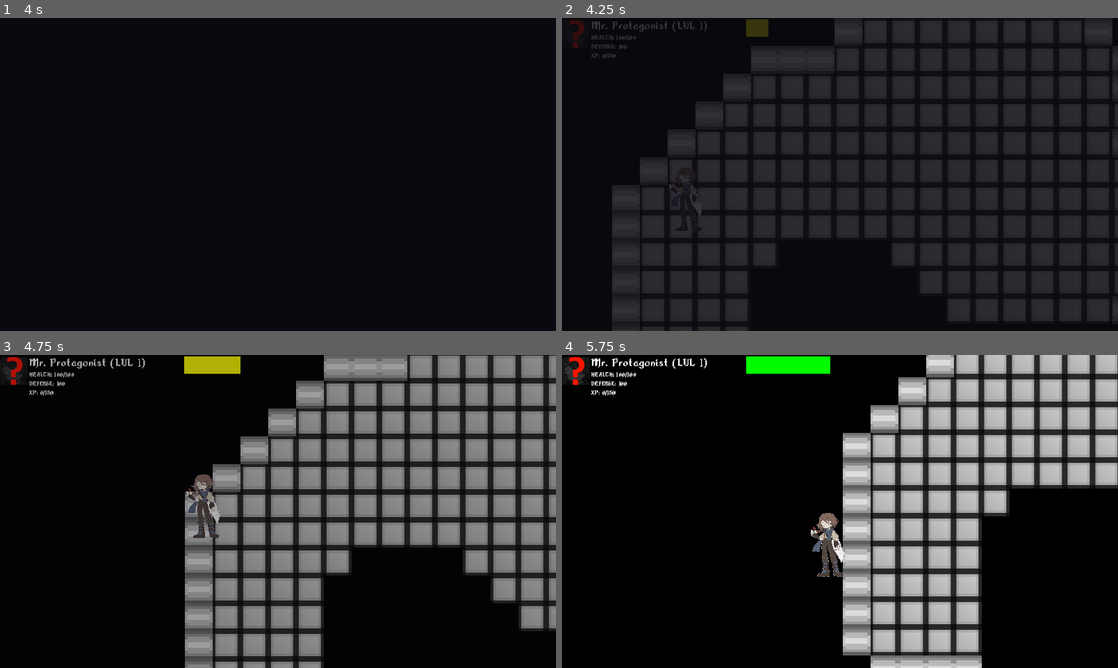
Above: before the commit, frames 1-4 (two rows, left to right).
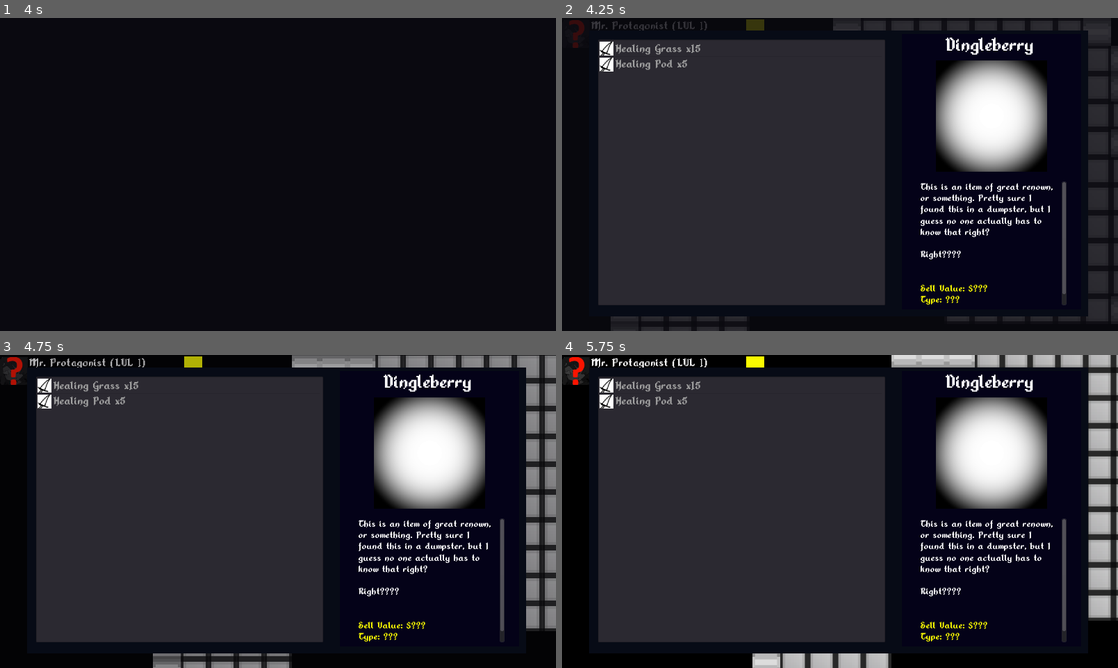
Above: after the commit, the same moments.

Repository: Xpost2000/G.G.D.C.-Team-Project
Game: Godot game, scene res://main_scene/MainGameScreen.tscn
The game is run twice, just before and just after one commit, with the same random seed, the same clock (stepped at 60 frames per second) and the same inputs.
Inputs:
- Up to frame 1 (4 s): tap Enter at 0.5 s; hold Right (ui_right) 0.53-1.28 s; hold Shift (game_sprinting_action) 0.53-1.28 s; hold Down (ui_down) 1.28-2.03 s; tap Shift (game_sprinting_action) at 1.35, 2.85 s; hold Right (ui_right) 2.03-2.78 s; hold Shift (game_sprinting_action) 2.03-2.78 s; hold Up (ui_up) 2.78-3.53 s; hold Left (ui_left) from 3.53 s (still down); hold Shift (game_sprinting_action) from 3.53 s (still down)
- Up to frame 2 (4.25 s): keep holding Left (ui_left); keep holding Shift (game_sprinting_action); tap I (game_action_open_inventory, bound only after the commit) at 4.15 s
- Up to frame 3 (4.75 s): keep holding Left (ui_left); release Shift (game_sprinting_action) at 4.28 s; tap Shift (game_sprinting_action) at 4.35 s
- Up to frame 4 (5.75 s): release Left (ui_left) at 5.03 s; hold Down (ui_down) from 5.03 s (still down); hold Shift (game_sprinting_action) from 5.03 s (still down)

Frame 1 is identical in both runs. In frame 2, 46% of the frame differs, in the area x 5-99%, y 0-100%; in frame 3, 65%; in frame 4, 74%, in the area x 4-100%, y 0-100%.

Commit message:
Inventory show and no show. Also custom pause.
The normal one is too restrictive, since it pauses an entire
scene branch?

I don't often want to pause an entire thing though, I just wish I
could pause nodes individually.

set_process & friends didn't seem to do anything though...

Diff:
--- a/game/PlayerCharacter.gd
+++ b/game/PlayerCharacter.gd
@@ -1,3 +1,4 @@
+#TODO Rename this to Actor or something.
 extends KinematicBody2D
 
 # our main issue, is that these guys don't represent one.
@@ -98,6 +99,10 @@
 func can_sprint():
 	return (sprinting_stamina > 0.0) && (stamina_regeneration_cooldown_timer <= 0.0);
 
+func get_party_member(index):
+	# later I'll do checking.
+	return party_members[index];
+
 func handle_sprinting(sprinting, delta):
 	if sprinting && can_sprint():
 		sprinting_stamina -= delta * 55.0;
@@ -111,14 +116,18 @@
 
 	sprinting_stamina = clamp(sprinting_stamina, 0, SPRINTING_STAMINA_MAX);
 
+var self_paused = false;
+var sprinting = false;
+
 func _physics_process(delta):
-	var movement_direction = movement_direction_vector();
-	var sprinting = Input.is_action_pressed("game_sprinting_action");
-	var velocity = movement_direction * (SPRINTING_SPEED
-	if sprinting && can_sprint() else WALKING_SPEED);
+	if !self_paused:
+		var movement_direction = movement_direction_vector();
+		sprinting = Input.is_action_pressed("game_sprinting_action");
+		var velocity = movement_direction * (SPRINTING_SPEED
+		if sprinting && can_sprint() else WALKING_SPEED);
 
-	handle_sprinting(sprinting, delta);
-	velocity = move_and_slide(velocity, Vector2.UP);
+		handle_sprinting(sprinting, delta);
+		velocity = move_and_slide(velocity, Vector2.UP);
 
 	emit_signal("report_inventory_contents",
 				self, inventory);
@@ -141,3 +150,6 @@
 			just_transitioned_from_other_level = false;
 		else:
 			emit_signal("transitioning_to_another_level", self, area);
+
+func _on_UILayer_set_game_action_pause_state(value):
+	self_paused = value;
--- a/main_scene/MainGameScreen.gd
+++ b/main_scene/MainGameScreen.gd
@@ -2,9 +2,9 @@
 
 signal notify_ui_of_level_load();
 
-onready var level_information = $LevelInformation;
-onready var player_node = $PersistentThings/PlayerCharacter;
-onready var ui_layer = $UILayer;
+onready var game_layer = $GameLayer;
+onready var level_information = $GameLayer/LevelInformation;
+onready var player_node = $GameLayer/PersistentThings/PlayerCharacter;
 
 func load_new_level_scene(name):
 	var loaded_scene = load(name).instance();
--- a/main_scene/MainGameScreen.tscn
+++ b/main_scene/MainGameScreen.tscn
@@ -13,23 +13,26 @@
 radius = 18.0785
 
 [node name="MainGameScreen" type="Node2D"]
+pause_mode = 1
 script = ExtResource( 4 )
 
-[node name="LevelInformation" type="Node2D" parent="."]
+[node name="GameLayer" type="Node2D" parent="."]
+
+[node name="LevelInformation" type="Node2D" parent="GameLayer"]
 __meta__ = {
 "_editor_description_": "Store levels here. YOU SHOULD NEVER BE TOUCHING THIS MANUALLY.
 
 Or almost never."
 }
 
-[node name="LevelDemo" parent="LevelInformation" instance=ExtResource( 2 )]
+[node name="LevelDemo" parent="GameLayer/LevelInformation" instance=ExtResource( 2 )]
 
-[node name="PersistentThings" type="Node2D" parent="."]
+[node name="PersistentThings" type="Node2D" parent="GameLayer"]
 __meta__ = {
 "_editor_description_": "This is stuff that stays beyond level loads. Generally this will probably just be the player."
 }
 
-[node name="PlayerCharacter" type="KinematicBody2D" parent="PersistentThings"]
+[node name="PlayerCharacter" type="KinematicBody2D" parent="GameLayer/PersistentThings"]
 position = Vector2( 161.849, 29.7002 )
 scale = Vector2( 3, 3 )
 script = ExtResource( 3 )
@@ -37,23 +40,23 @@
 "_edit_group_": true
 }
 
-[node name="CharacterSprite" type="Sprite" parent="PersistentThings/PlayerCharacter"]
+[node name="CharacterSprite" type="Sprite" parent="GameLayer/PersistentThings/PlayerCharacter"]
 position = Vector2( -2.77039, -12.9042 )
 scale = Vector2( 0.0421626, 0.0421626 )
 texture = ExtResource( 5 )
 
-[node name="CollisionShape" type="CollisionShape2D" parent="PersistentThings/PlayerCharacter"]
+[node name="CollisionShape" type="CollisionShape2D" parent="GameLayer/PersistentThings/PlayerCharacter"]
 shape = SubResource( 1 )
 
-[node name="CameraPuppeteer" type="RemoteTransform2D" parent="PersistentThings/PlayerCharacter"]
+[node name="CameraPuppeteer" type="RemoteTransform2D" parent="GameLayer/PersistentThings/PlayerCharacter"]
 remote_path = NodePath("../../MainGameCamera")
 
-[node name="InteractableArea" type="Area2D" parent="PersistentThings/PlayerCharacter"]
+[node name="InteractableArea" type="Area2D" parent="GameLayer/PersistentThings/PlayerCharacter"]
 
-[node name="Radius" type="CollisionShape2D" parent="PersistentThings/PlayerCharacter/InteractableArea"]
+[node name="Radius" type="CollisionShape2D" parent="GameLayer/PersistentThings/PlayerCharacter/InteractableArea"]
 shape = SubResource( 2 )
 
-[node name="MainGameCamera" type="Camera2D" parent="PersistentThings"]
+[node name="MainGameCamera" type="Camera2D" parent="GameLayer/PersistentThings"]
 position = Vector2( 161.849, 29.7002 )
 scale = Vector2( 3, 3 )
 current = true
@@ -62,10 +65,12 @@
 script = ExtResource( 6 )
 
 [node name="UILayer" parent="." instance=ExtResource( 1 )]
+pause_mode = 2
 [connection signal="notify_ui_of_level_load" from="." to="UILayer" method="_on_MainGameScreen_notify_ui_of_level_load"]
-[connection signal="report_inventory_contents" from="PersistentThings/PlayerCharacter" to="UILayer" method="_on_PlayerCharacter_report_inventory_contents"]
-[connection signal="report_party_info_to_ui" from="PersistentThings/PlayerCharacter" to="UILayer" method="_on_PlayerCharacter_report_party_info_to_ui"]
-[connection signal="report_sprinting_information" from="PersistentThings/PlayerCharacter" to="UILayer" method="_on_PlayerCharacter_report_sprinting_information"]
-[connection signal="transitioning_to_another_level" from="PersistentThings/PlayerCharacter" to="." method="_on_PlayerCharacter_transitioning_to_another_level"]
-[connection signal="area_entered" from="PersistentThings/PlayerCharacter/InteractableArea" to="PersistentThings/PlayerCharacter" method="_on_InteractableArea_area_entered"]
+[connection signal="report_inventory_contents" from="GameLayer/PersistentThings/PlayerCharacter" to="UILayer" method="_on_PlayerCharacter_report_inventory_contents"]
+[connection signal="report_party_info_to_ui" from="GameLayer/PersistentThings/PlayerCharacter" to="UILayer" method="_on_PlayerCharacter_report_party_info_to_ui"]
+[connection signal="report_sprinting_information" from="GameLayer/PersistentThings/PlayerCharacter" to="UILayer" method="_on_PlayerCharacter_report_sprinting_information"]
+[connection signal="transitioning_to_another_level" from="GameLayer/PersistentThings/PlayerCharacter" to="." method="_on_PlayerCharacter_transitioning_to_another_level"]
+[connection signal="area_entered" from="GameLayer/PersistentThings/PlayerCharacter/InteractableArea" to="GameLayer/PersistentThings/PlayerCharacter" method="_on_InteractableArea_area_entered"]
 [connection signal="notify_finished_level_load_related_fading" from="UILayer" to="." method="_on_UILayer_notify_finished_level_load_related_fading"]
+[connection signal="set_game_action_pause_state" from="UILayer" to="GameLayer/PersistentThings/PlayerCharacter" method="_on_UILayer_set_game_action_pause_state"]
--- a/project.godot
+++ b/project.godot
@@ -45,6 +45,11 @@
 "events": [ Object(InputEventKey,"resource_local_to_scene":false,"resource_name":"","device":0,"alt":false,"shift":false,"control":false,"meta":false,"command":false,"pressed":false,"scancode":16777221,"unicode":0,"echo":false,"script":null)
  ]
 }
+game_action_open_inventory={
+"deadzone": 0.5,
+"events": [ Object(InputEventKey,"resource_local_to_scene":false,"resource_name":"","device":0,"alt":false,"shift":false,"control":false,"meta":false,"command":false,"pressed":false,"scancode":73,"unicode":0,"echo":false,"script":null)
+ ]
+}
 
 [rendering]
 
--- a/ui/Inventory.gd
+++ b/ui/Inventory.gd
@@ -24,7 +24,8 @@
 	var inventory_item_entry_information = currently_observing_inventory[index];
 	if inventory_item_entry_information[1] > 0:
 		inventory_item_entry_information[1] -= 1;
-		ItemDatabase.apply_item_to(currently_observing_thing, inventory_item_entry_information[0]);
+		ItemDatabase.apply_item_to(currently_observing_thing.get_party_member(0),
+								   inventory_item_entry_information[0]);
 		print("prompt for usage on item");
 	else:
 		currently_observing_inventory.erase(inventory_item_entry_information);
--- a/ui/UILayer.gd
+++ b/ui/UILayer.gd
@@ -1,5 +1,6 @@
 extends CanvasLayer
 signal notify_finished_level_load_related_fading();
+signal set_game_action_pause_state(value);
 
 onready var stamina_bar = $SprintingStaminaBar;
 onready var stamina_bar_max_dimensions = $SprintingStaminaBar.rect_size;
@@ -37,7 +38,13 @@
 # But I'm only using this like once so whatever.
 var fade_hold_timer = 0.0;
 var fade_hold_timer_max = 0.5;
+
+var showing_inventory = false;
+
 func _process(delta):
+	if Input.is_action_just_pressed("game_action_open_inventory"):
+		toggle_inventory();
+
 	match dimmer_fade_reason:
 		DIMMER_NOT_FADING:
 			if ui_dimmer.finished_fade():
@@ -52,3 +59,24 @@
 				fade_hold_timer += delta;
 			else:
 				fade_hold_timer = 0;
+
+	if !showing_inventory:
+		inventory_ui.hide();
+		inventory_ui.set_process(false);
+	else:
+		inventory_ui.show();
+		inventory_ui.set_process(true);
+
+func show_inventory():
+	showing_inventory = true;
+	emit_signal("set_game_action_pause_state", true);
+
+func close_inventory():
+	showing_inventory = false;
+	emit_signal("set_game_action_pause_state", false);
+
+func toggle_inventory():
+	if showing_inventory:
+		close_inventory();
+	else:
+		show_inventory();
--- a/ui/UILayer.tscn
+++ b/ui/UILayer.tscn
@@ -59,7 +59,6 @@
 disabled = true
 
 [node name="InventoryUI" type="Control" parent="."]
-visible = false
 margin_left = 63.0
 margin_top = 29.0
 margin_right = 103.0
